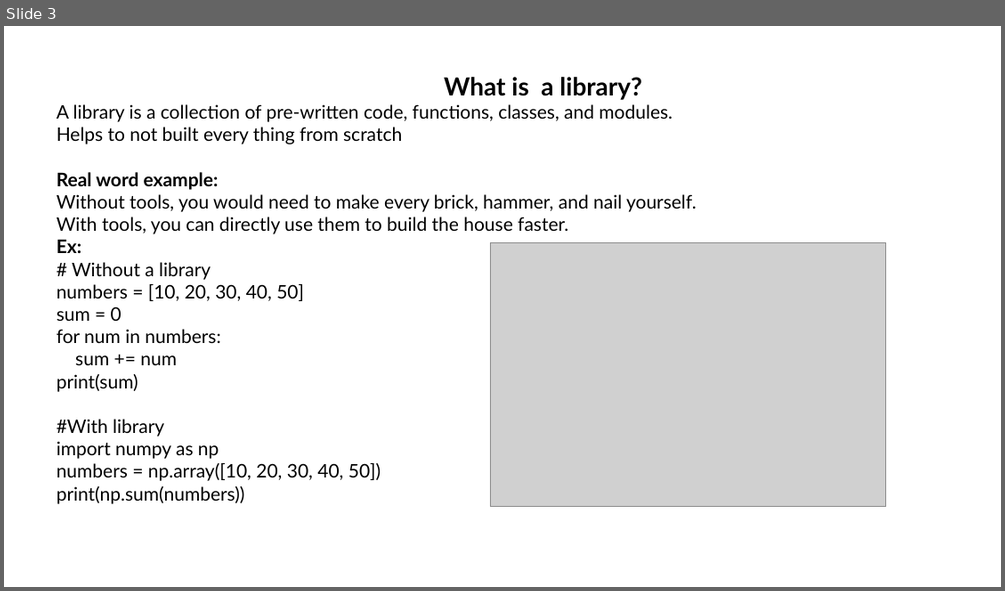
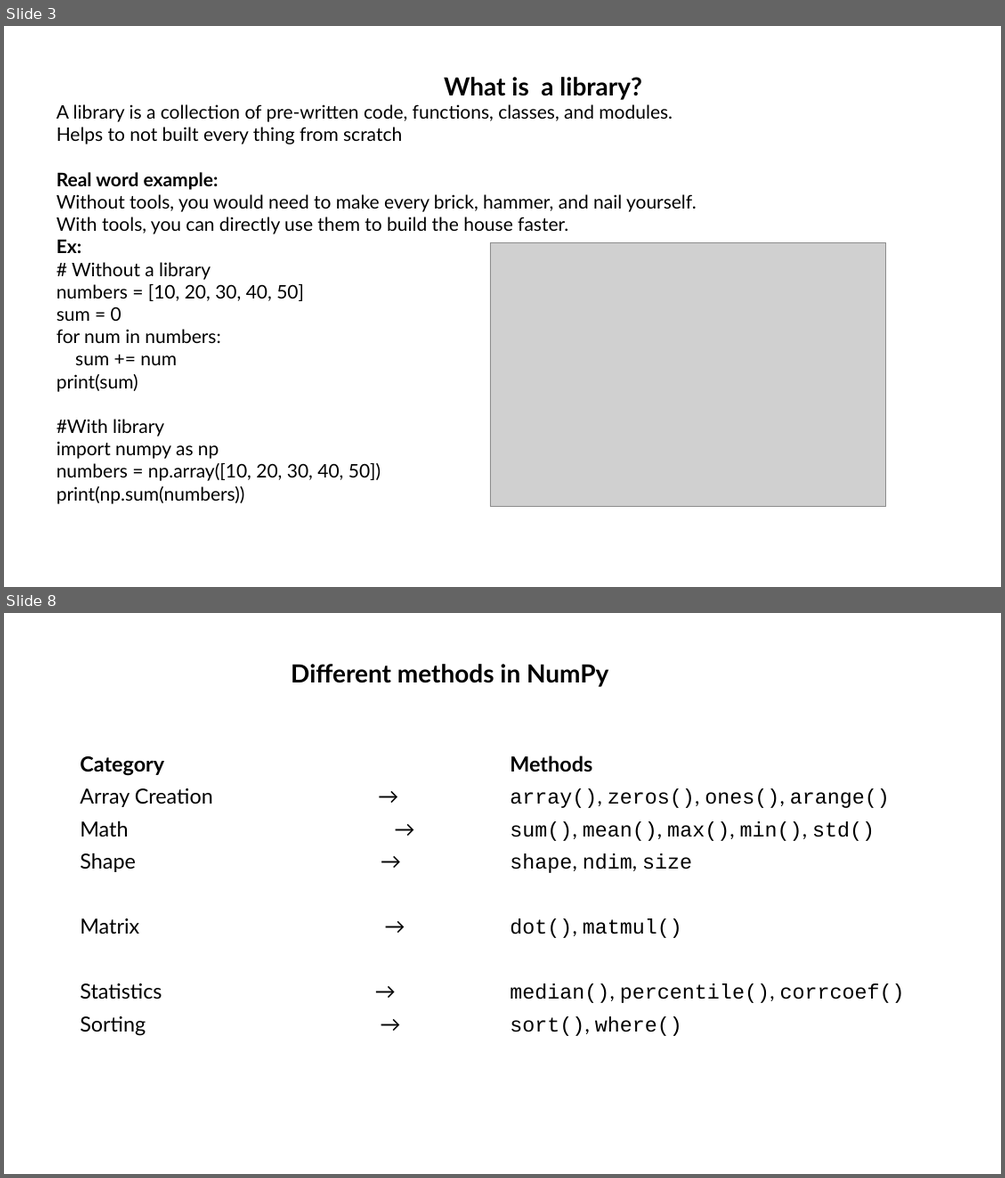
Before and after one commit to srilekhachundu/office_files, a slide deck: Python_Library.pptx. Shown one above the other, each under a label of ours: slide 3 before the commit, slides 3 and 8 after it; the slides between them are not shown. The pictures are 1005x591 and 1005x1178 pixels, drawn with LibreOffice and Linux fonts; fonts in the diff are those of the drawing; grey boxes stand for pictures. Boxes give left, top, right and bottom in pixels: in the first picture for what was removed or moved away, otherwise in the second. Text is boxed around its words. In the diff, an @@ line names an element or a change of style, - is before the commit and + after.

```diff
--- a/Python_Library.pptx
+++ b/Python_Library.pptx
@@ slide 8 added at (4,613,1001,1174), background #FFFFFF @@
@@ text added at (291,664,608,687), 24 pt, text #000000, bold @@
+Different methods in NumPy
@@ table added at (73,747,933,1039), 9 rows, 2 columns @@
+Category | Methods
+Array Creation → | array(), zeros(), ones(), arange()
+Math → | sum(), mean(), max(), min(), std()
+Shape → | shape, ndim, size
+ | 
+Matrix → | dot(), matmul()
+ | 
+Statistics → | median(), percentile(), corrcoef()
+Sorting → | sort(), where()
```
Also in this commit, not shown: 4 slides changed, 1 other slide added.
